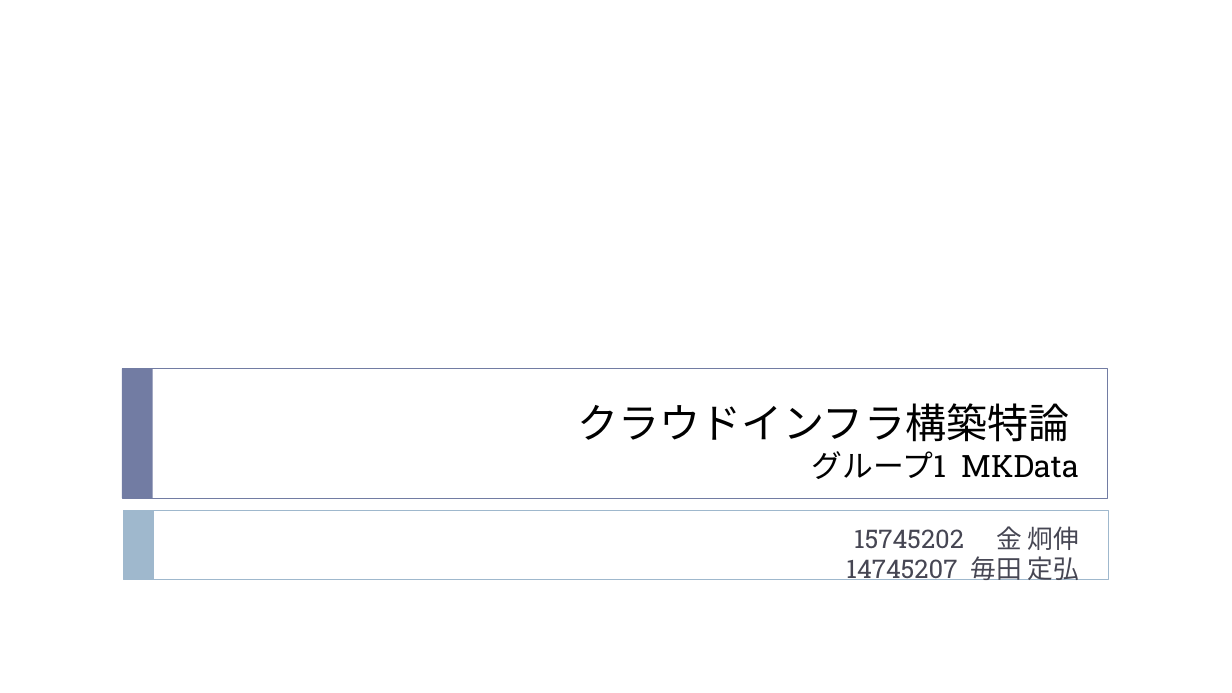
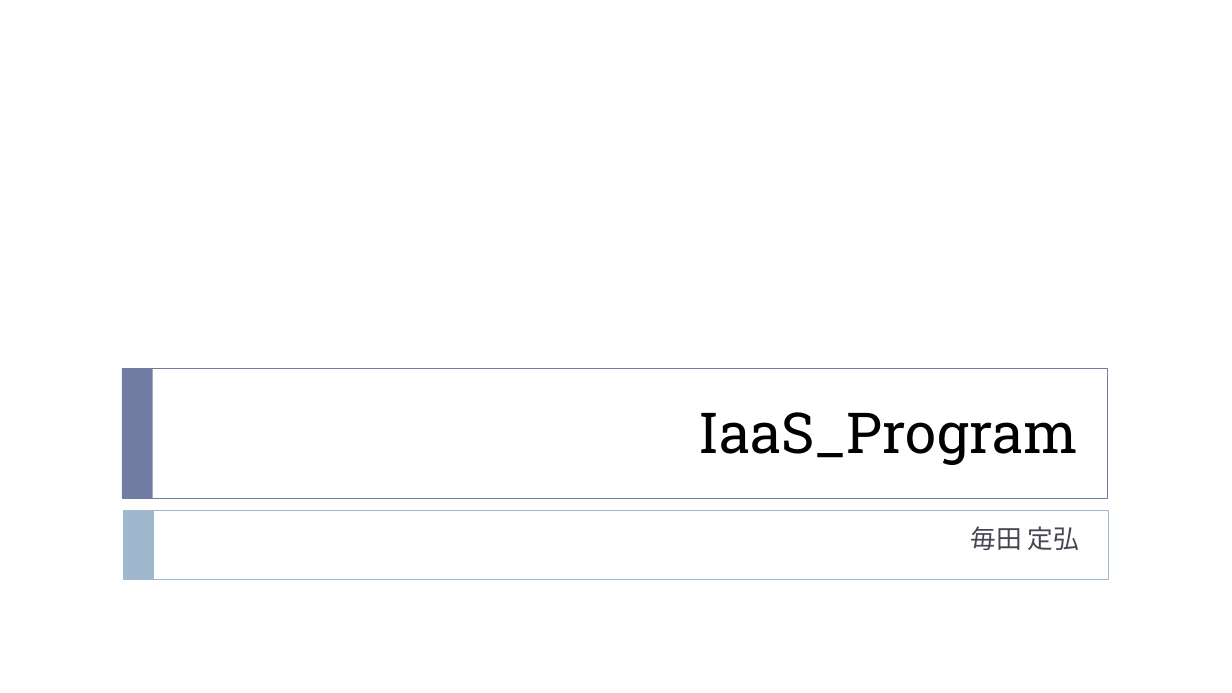
Before and after one commit to maida-yasuhiro/IaaS_Program, a slide deck: slide 1 of 【Outline】IaaS_Program.pptx. Drawn at 1232x693 pixels with LibreOffice and Linux fonts; fonts in the diff are those of the drawing. Boxes give left, top, right and bottom in pixels: in the first picture for what was removed or moved away, otherwise in the second. Text is boxed around its words. In the diff, an @@ line names an element or a change of style, - is before the commit and + after.

```diff
--- a/【Outline】IaaS_Program.pptx
+++ b/【Outline】IaaS_Program.pptx
@@ title at (x1=698, y1=412, x2=1078, y2=465): text changed; size 32 to 44 pt @@
-クラウドインフラ構築特論
-グループ1 MKData
+IaaS_Program
@@ subtitle at (x1=970, y1=526, x2=1079, y2=550): text changed @@
-15745202 金 炯伸
-14745207 毎田 定弘
+毎田 定弘
```
Also in this commit, not shown: 2 other slides changed, 2 other files.
